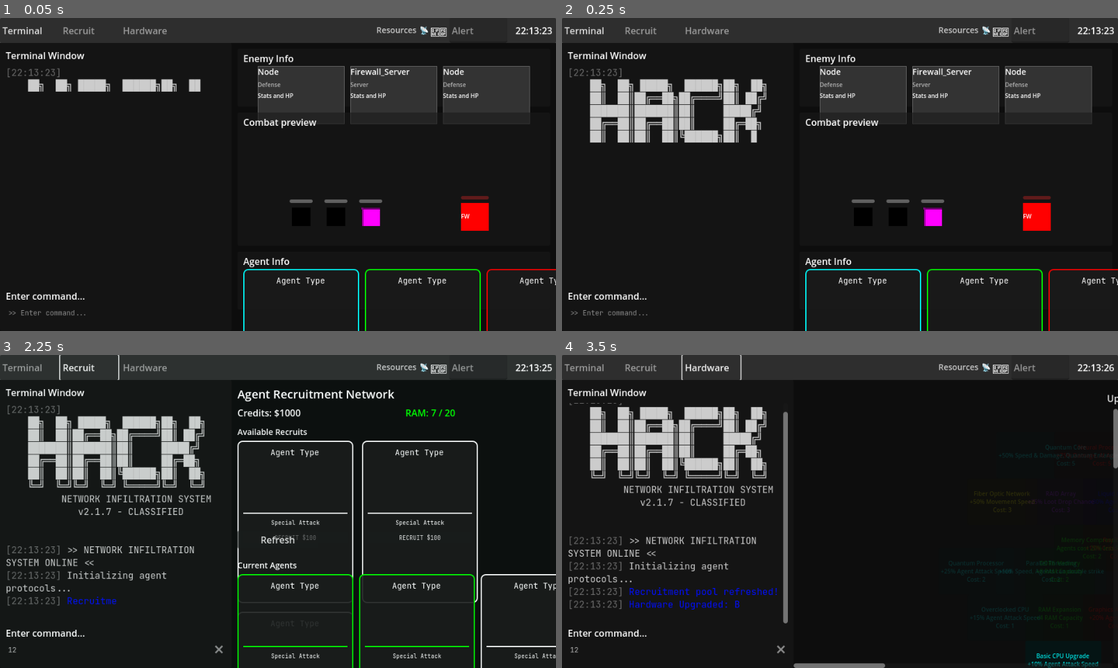
Above: before the commit, frames 1-4 (two rows, left to right).
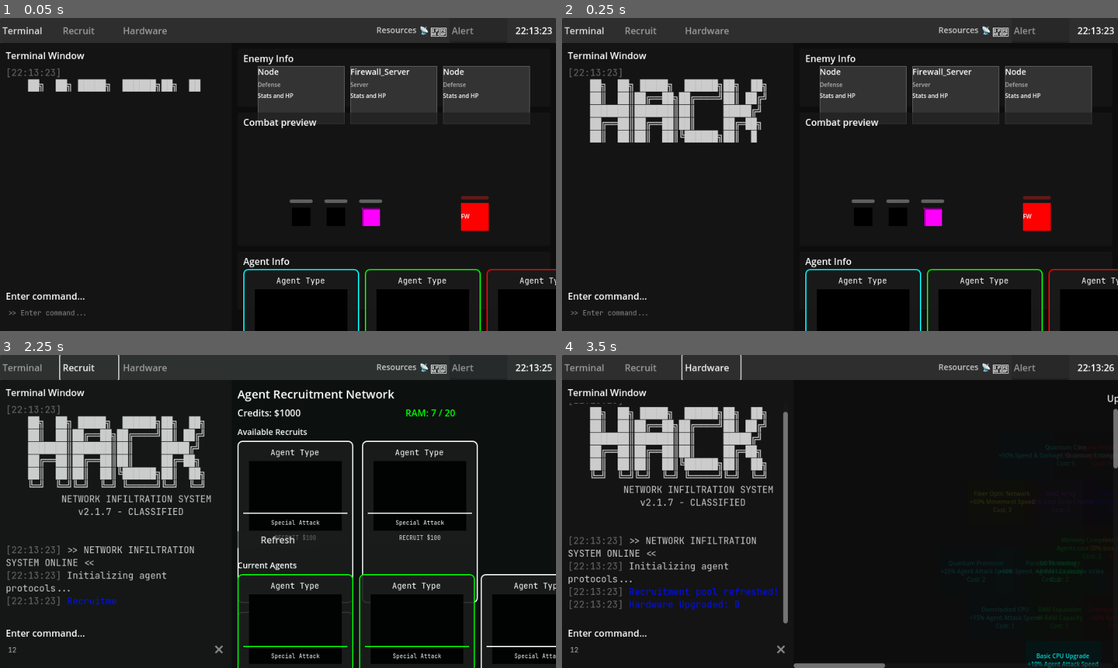
Above: after the commit, the same moments.

Repository: timrolls/Idle-Hacker
Game: Godot game, scene res://Scenes/Test/integrated_game_test.tscn
Two runs of this game, one before a commit and one after it. Both use one fixed random seed, a clock stepped at 60 frames per second and the inputs below.
Inputs (mouse positions are in pixels of both pictures, inside the frame that each line leads up to):
- Up to frame 1 (0.05 s): no input
- Up to frame 2 (0.25 s): no input
- Up to frame 3 (2.25 s): click (116, 649) at 0.52 s; type "12" at 0.6 s; click "Terminal" at 1.25 s; click "Recruit" at 2 s
- Up to frame 4 (3.5 s): click "Hardware" at 2.75 s

The runs differ from the first frame. In frame 1, 2.7% of the frame differs, in the area x 45-99%, y 86-94%; in frame 2, 2.7%; in frame 3, 3.5%, in the area x 44-84%, y 76-99%; in frame 4, nothing differs.

Commit message:
Added Ascii shader test scene

Diff:
--- a/idle-hacker/Scenes/Agents/agent_card.tscn
+++ b/idle-hacker/Scenes/Agents/agent_card.tscn
@@ -23,7 +23,7 @@
 grow_horizontal = 2
 grow_vertical = 2
 
-[node name="ShapeContainer" type="Control" parent="."]
+[node name="ShapeContainer" type="SubViewportContainer" parent="."]
 layout_mode = 1
 anchors_preset = 8
 anchor_left = 0.5
--- a/idle-hacker/Scenes/Levels/main.tscn
+++ b/idle-hacker/Scenes/Levels/main.tscn
@@ -26,35 +26,35 @@
 shader_parameter/animation_direction = Vector2(1, 0.5)
 shader_parameter/time_scale = 0.5
 
-[sub_resource type="Animation" id="Animation_w0lsm"]
+[sub_resource type="Animation" id="Animation_yinx0"]
 length = 0.001
 tracks/0/type = "value"
 tracks/0/imported = false
 tracks/0/enabled = true
-tracks/0/path = NodePath(".:rotation")
+tracks/0/path = NodePath(".:scale")
 tracks/0/interp = 1
 tracks/0/loop_wrap = true
 tracks/0/keys = {
 "times": PackedFloat32Array(0),
 "transitions": PackedFloat32Array(1),
 "update": 0,
-"values": [0.0]
+"values": [Vector2(3.5, 3.5)]
 }
 tracks/1/type = "value"
 tracks/1/imported = false
 tracks/1/enabled = true
-tracks/1/path = NodePath(".:position")
+tracks/1/path = NodePath(".:rotation")
 tracks/1/interp = 1
 tracks/1/loop_wrap = true
 tracks/1/keys = {
 "times": PackedFloat32Array(0),
 "transitions": PackedFloat32Array(1),
 "update": 0,
-"values": [Vector2(512, 96)]
+"values": [0.0]
 }
 
-[sub_resource type="Animation" id="Animation_7i1ub"]
-resource_name = "icon_test"
+[sub_resource type="Animation" id="Animation_xmrvn"]
+resource_name = "dodeca"
 length = 2.0
 loop_mode = 1
 tracks/0/type = "value"
@@ -69,23 +69,11 @@
 "update": 0,
 "values": [0.0, 6.28319]
 }
-tracks/1/type = "value"
-tracks/1/imported = false
-tracks/1/enabled = true
-tracks/1/path = NodePath(".:position")
-tracks/1/interp = 1
-tracks/1/loop_wrap = true
-tracks/1/keys = {
-"times": PackedFloat32Array(0, 1, 2),
-"transitions": PackedFloat32Array(1, 1, 1),
-"update": 0,
-"values": [Vector2(128, 104), Vector2(128, 408), Vector2(128, 104)]
-}
 
 [sub_resource type="AnimationLibrary" id="AnimationLibrary_tpkgp"]
 _data = {
-&"RESET": SubResource("Animation_w0lsm"),
-&"icon_test": SubResource("Animation_7i1ub")
+&"RESET": SubResource("Animation_yinx0"),
+&"dodeca": SubResource("Animation_xmrvn")
 }
 
 [node name="Main" type="Node"]
@@ -121,6 +109,7 @@
 [node name="Sprite2D" type="Sprite2D" parent="CanvasLayer/Ascii Shader"]
 show_behind_parent = true
 position = Vector2(512, 96)
+scale = Vector2(3.5, 3.5)
 texture = ExtResource("3_nk5xi")
 
 [node name="AnimationPlayer" type="AnimationPlayer" parent="CanvasLayer/Ascii Shader/Sprite2D"]
--- /dev/null
+++ b/idle-hacker/Scenes/Test/ascii_test.tscn
@@ -0,0 +1,99 @@
+[gd_scene load_steps=9 format=3 uid="uid://cnsn1gj0ts6lp"]
+
+[ext_resource type="Shader" uid="uid://k31qffre0x3b" path="res://Shaders/ascii_color.gdshader" id="1_xmrvn"]
+[ext_resource type="Texture2D" uid="uid://mk1orxaot1xm" path="res://Shaders/ascii_geo.png" id="2_dj0rq"]
+[ext_resource type="Texture2D" uid="uid://c7c2bbkgvm5k4" path="res://Shaders/palette_texture.tres" id="3_yinx0"]
+[ext_resource type="Texture2D" uid="uid://dleh21ld1ac5b" path="res://Assets/Placeholders/dodeca.png" id="4_xmrvn"]
+
+[sub_resource type="ShaderMaterial" id="ShaderMaterial_2ag2q"]
+shader = ExtResource("1_xmrvn")
+shader_parameter/ascii_tex = ExtResource("2_dj0rq")
+shader_parameter/palette_tex = ExtResource("3_yinx0")
+shader_parameter/ascii_size = Vector2(8, 16)
+shader_parameter/available_columns = 10
+shader_parameter/max_columns = 16
+shader_parameter/color_intensity = 3.0
+shader_parameter/randomness = 0.8
+shader_parameter/use_original_brightness = true
+shader_parameter/noise_scale = 3.0
+shader_parameter/noise_octaves = 2
+shader_parameter/color_blend_smoothness = 0.5
+shader_parameter/animate_colors = true
+shader_parameter/animation_speed = 1.0
+shader_parameter/animation_direction = Vector2(1, -1)
+shader_parameter/time_scale = 0.5
+
+[sub_resource type="Animation" id="Animation_xmrvn"]
+resource_name = "ascii"
+length = 8.0
+loop_mode = 1
+tracks/0/type = "value"
+tracks/0/imported = false
+tracks/0/enabled = true
+tracks/0/path = NodePath("CanvasLayer/Ascii Shader/Sprite2D2:rotation")
+tracks/0/interp = 1
+tracks/0/loop_wrap = true
+tracks/0/keys = {
+"times": PackedFloat32Array(0, 8),
+"transitions": PackedFloat32Array(1, -2),
+"update": 0,
+"values": [0.0, 6.28319]
+}
+
+[sub_resource type="Animation" id="Animation_dj0rq"]
+length = 0.001
+tracks/0/type = "value"
+tracks/0/imported = false
+tracks/0/enabled = true
+tracks/0/path = NodePath("CanvasLayer/Ascii Shader/Sprite2D2:rotation")
+tracks/0/interp = 1
+tracks/0/loop_wrap = true
+tracks/0/keys = {
+"times": PackedFloat32Array(0),
+"transitions": PackedFloat32Array(1),
+"update": 0,
+"values": [0.0]
+}
+
+[sub_resource type="AnimationLibrary" id="AnimationLibrary_yinx0"]
+_data = {
+&"RESET": SubResource("Animation_dj0rq"),
+&"ascii": SubResource("Animation_xmrvn")
+}
+
+[node name="AsciiTest" type="Node"]
+
+[node name="ColorRect" type="ColorRect" parent="."]
+anchors_preset = 15
+anchor_right = 1.0
+anchor_bottom = 1.0
+grow_horizontal = 2
+grow_vertical = 2
+color = Color(0, 0, 0, 1)
+
+[node name="CanvasLayer" type="CanvasLayer" parent="."]
+
+[node name="Ascii Shader" type="ColorRect" parent="CanvasLayer"]
+material = SubResource("ShaderMaterial_2ag2q")
+anchors_preset = 15
+anchor_right = 1.0
+anchor_bottom = 1.0
+grow_horizontal = 2
+grow_vertical = 2
+color = Color(1, 1, 1, 0)
+
+[node name="Sprite2D2" type="Sprite2D" parent="CanvasLayer/Ascii Shader"]
+show_behind_parent = true
+position = Vector2(488, 264)
+scale = Vector2(0.64, 0.64)
+texture = ExtResource("4_xmrvn")
+
+[node name="Node2D" type="Node2D" parent="CanvasLayer/Ascii Shader"]
+position = Vector2(488, 264)
+scale = Vector2(2.60052, 3.5)
+
+[node name="AsciiAnimation" type="AnimationPlayer" parent="."]
+libraries = {
+&"": SubResource("AnimationLibrary_yinx0")
+}
+autoplay = "ascii"
--- a/idle-hacker/project.godot
+++ b/idle-hacker/project.godot
@@ -36,6 +36,11 @@
 window/stretch/mode="viewport"
 window/stretch/scale_mode="integer"
 
+[editor]
+
+movie_writer/mjpeg_quality=0.8
+movie_writer/movie_file="C:/Users/Timro/OneDrive/Documents/GodotProjects/Idle-Hacker/Recordings/Idle_hacker.avi"
+
 [editor_plugins]
 
 enabled=PackedStringArray("res://addons/script-ide/plugin.cfg")
Binary file added: idle-hacker/Assets/Placeholders/dodeca.png
Not shown, added: idle-hacker/Assets/Placeholders/dodeca.png.import
Not shown: 2 places in idle-hacker/Shaders/palette_texture.tres that only renumber resources
Not shown, added: DesignFiles/dodeca.png
Not shown, added: Recordings/Idle_hacker.avi
